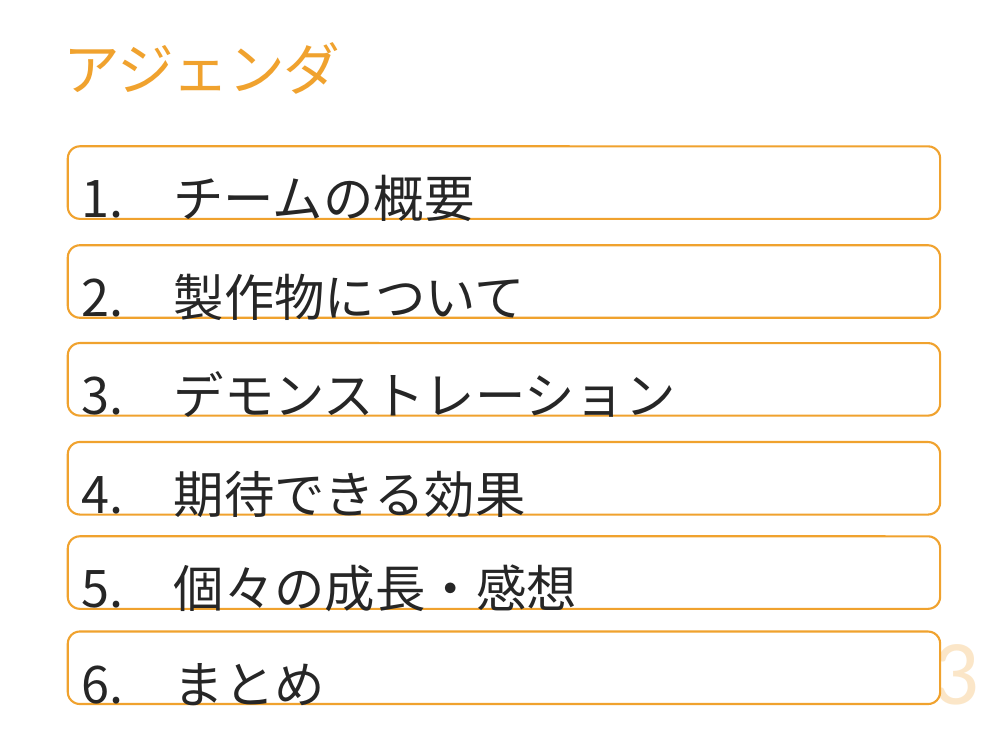
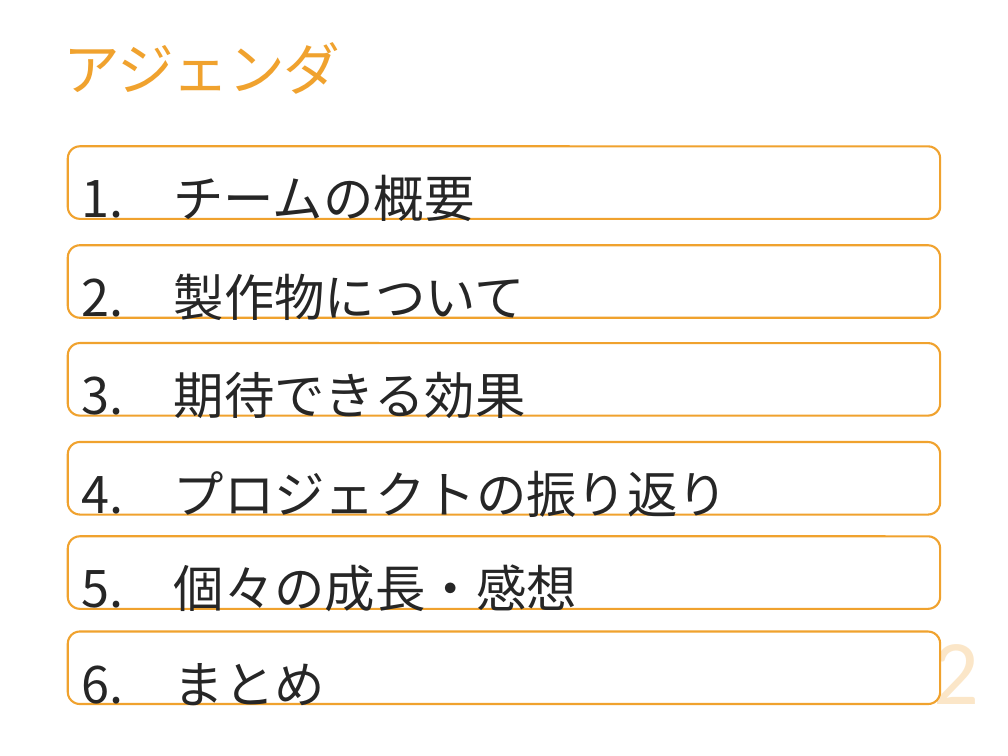
Before and after one commit to DOJO-2021/D-2, a slide deck: slide 2 of documents/プレゼン/Knowledge Holder_清書版.pptx (slide 3 before the commit). Drawn at 1008x756 pixels with LibreOffice and Linux fonts; fonts in the diff are those of the drawing. Boxes give left, top, right and bottom in pixels: in the first picture for what was removed or moved away, otherwise in the second. Text is boxed around its words. In the diff, an @@ line names an element or a change of style, - is before the commit and + after.

```diff
--- a/documents/プレゼン/Knowledge Holder_清書版.pptx
+++ b/documents/プレゼン/Knowledge Holder_清書版.pptx
@@ text in rounded rectangle at [81,371,526,418]: text changed @@
-3. デモンストレーション
+3. 期待できる効果
@@ text in rounded rectangle at [81,470,728,517]: text changed @@
-4. 期待できる効果
+4. プロジェクトの振り返り
@@ page number at [933,631,980,704]: text changed @@
-3
+2
```
Also in this commit, not shown: 7 other slides changed, 3 slides added, 1 slide removed.
